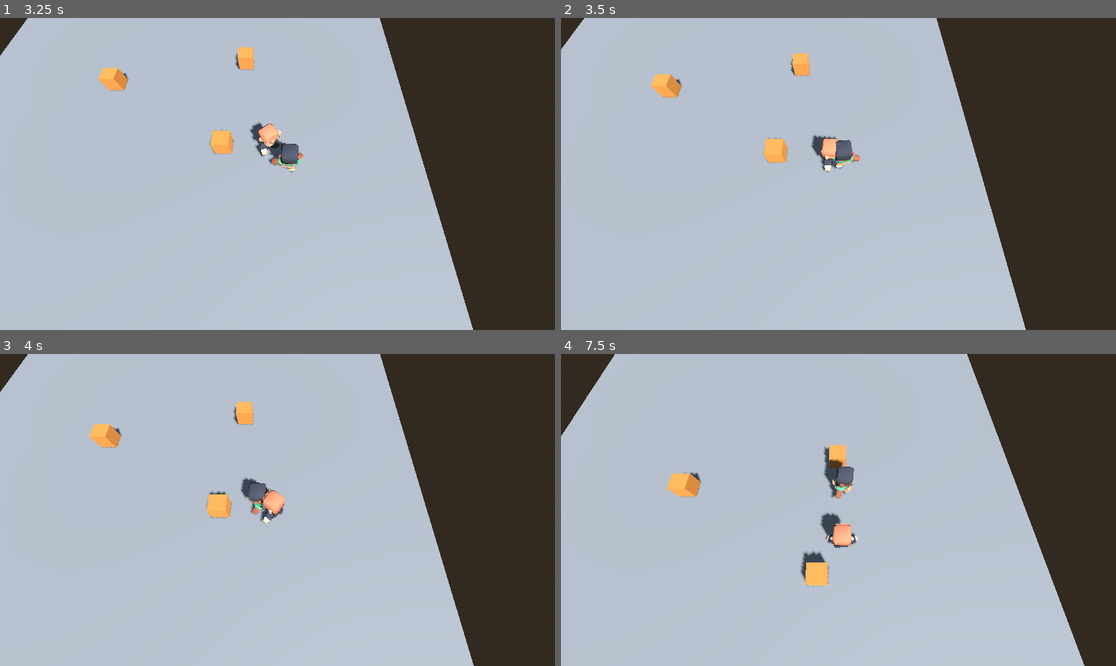
Above: before the commit, frames 1-4 (two rows, left to right).
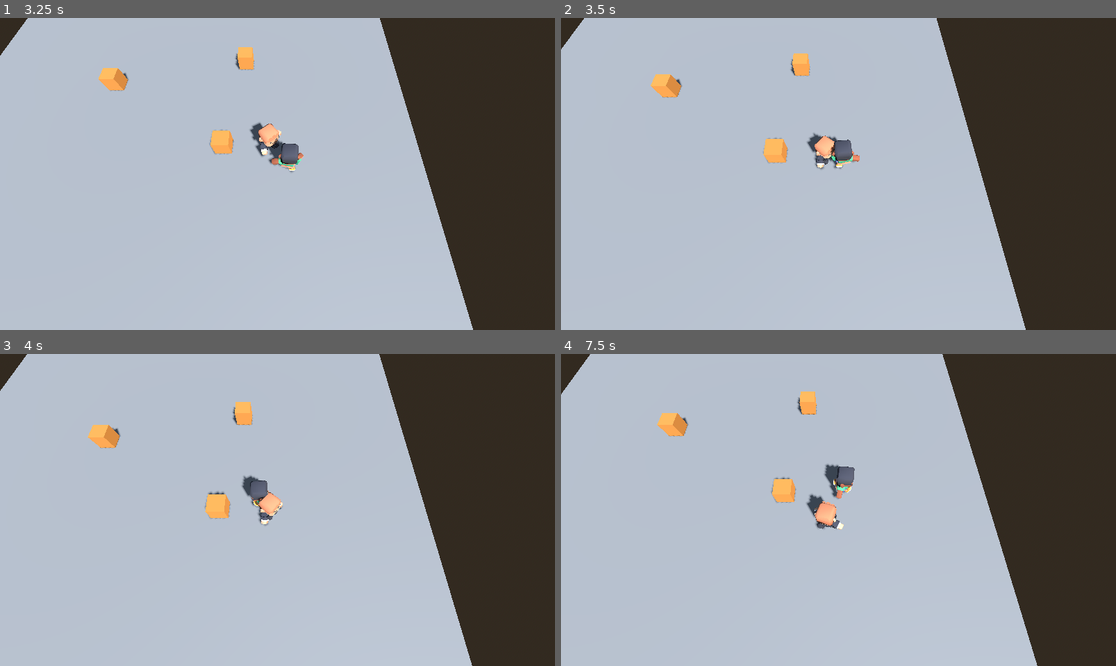
Above: after the commit, the same moments.

Repository: Project-Duplaa/Click-the-button-3D
Game: Godot game, scene res://main.tscn
The game is run twice, just before and just after one commit, with the same random seed, the same clock (stepped at 60 frames per second) and the same inputs.
Inputs:
- Up to frame 1 (3.25 s): hold D (move_right) 0.53-1.28 s; hold Shift (correr) 0.53-1.28 s; hold S (move_down) 1.28-2.03 s; tap Shift (correr) at 1.35, 2.85 s; hold D (move_right) 2.03-2.78 s; hold Shift (correr) 2.03-2.78 s; hold W (move_up) from 2.78 s (still down)
- Up to frame 2 (3.5 s): keep holding W (move_up)
- Up to frame 3 (4 s): release W (move_up) at 3.53 s; hold A (move_left) from 3.53 s (still down); hold Shift (correr) from 3.53 s (still down)
- Up to frame 4 (7.5 s): release Shift (correr) at 4.28 s; tap Shift (correr) at 4.35, 5.85, 7.35 s; release A (move_left) at 5.03 s; hold S (move_down) 5.03-5.78 s; hold Shift (correr) 5.03-5.78 s; hold D (move_right) 5.78-6.53 s; hold W (move_up) 6.53-7.28 s; hold Shift (correr) 6.53-7.28 s; hold D (move_right) from 7.28 s (still down)

Frame 1 is identical in both runs. In frame 2, 0.3% of the frame differs, in the area x 44-54%, y 36-50%; in frame 3, 0.9%; in frame 4, 10%, in the area x 0-95%, y 0-100%.

Commit message:
T9 N3 - Tarea A - ataca y busca

Diff:
--- a/guardia.gd
+++ b/guardia.gd
@@ -1,10 +1,14 @@
 extends CharacterBody3D
 
-enum Estado { PATRULLAR, ESPERAR, PERSEGUIR }
+enum Estado { PATRULLAR, ESPERAR, PERSEGUIR, ATACAR, BUSCAR }
 
 @export var rapidez = 2.0
 @export var espera = 1.0
 @export var rango_vision = 7.0
+@export var rango_ataque = 1.2
+@export var rango_perder = 10.0
+@export var tiempo_busqueda = 3.0
+# Desplazamientos desde donde se colocó el NPC, no posiciones absolutas.
 @export var ruta: Array[Vector3] = [Vector3.ZERO, Vector3(0, 0, -6)]
 
 var estado = Estado.PATRULLAR
@@ -12,6 +16,8 @@
 var indice = 0
 var reloj = 0.0
 var jugador = null
+var ultimo_visto = Vector3.ZERO
+var busca = 0.0
 
 @onready var anim = $Modelo/AnimationPlayer
 @onready var vision = $Vision
@@ -24,10 +30,13 @@
 func _physics_process(delta):
 	velocity += get_gravity() * delta
 	reloj = maxf(reloj - delta, 0.0)
+	busca = maxf(busca - delta, 0.0)
 
 	# 1. MEDIR
 	var d = distancia_a(jugador.global_position)
 	var ve = lo_ve()
+	if ve:
+		ultimo_visto = jugador.global_position
 
 	# 2. DECIDIR
 	var nuevo = decidir(d, ve)
@@ -44,13 +53,32 @@
 			frenar()
 		Estado.PERSEGUIR:
 			ir_a(jugador.global_position)
+		Estado.ATACAR:
+			frenar()
+			anim.play("attack-melee-right")
+		Estado.BUSCAR:
+			if distancia_a(ultimo_visto) > 0.1:
+				ir_a(ultimo_visto)
+			else:
+				frenar()
 
 	move_and_slide()
 
 # El orden ES la regla: el primer if que se cumple gana.
 func decidir(d, ve):
-	if d <= rango_vision and ve:
+	var alerta = estado == Estado.PERSEGUIR or estado == Estado.ATACAR
+	# Ya alerta, necesita más distancia para soltarlo: histéresis.
+	var limite = rango_perder if alerta else rango_vision
+
+	if ve and d <= rango_ataque:
+		return Estado.ATACAR
+	if ve and d <= limite:
 		return Estado.PERSEGUIR
+	if alerta:
+		busca = tiempo_busqueda
+		return Estado.BUSCAR
+	if busca > 0.001:
+		return Estado.BUSCAR
 	if reloj > 0.001:
 		return Estado.ESPERAR
 	return Estado.PATRULLAR
@@ -61,7 +89,6 @@
 	vision.target_position = vision.to_local(pecho)
 	vision.force_raycast_update()
 	if vision.is_colliding():
-		# ¿Lo primero que tocó fue el jugador, o una pared?
 		return vision.get_collider() == jugador
 	return true
 
